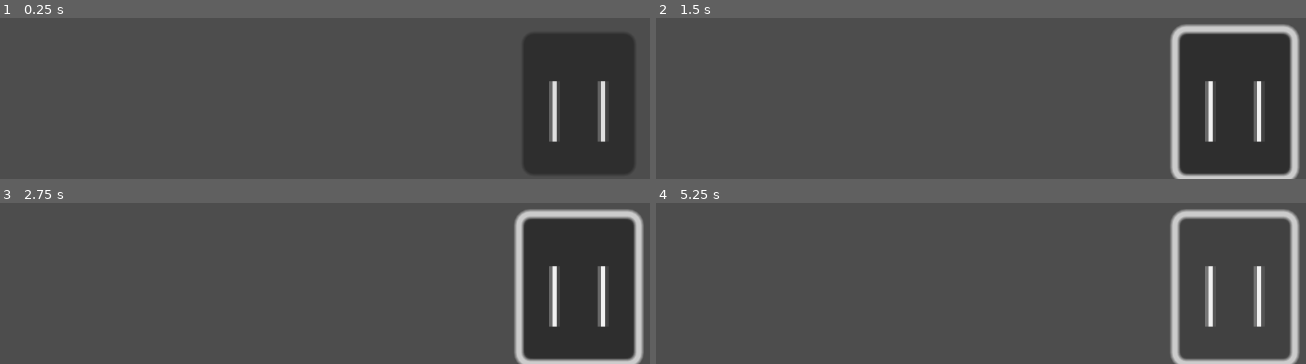
Above: before the commit, frames 1-4 (two rows, left to right).
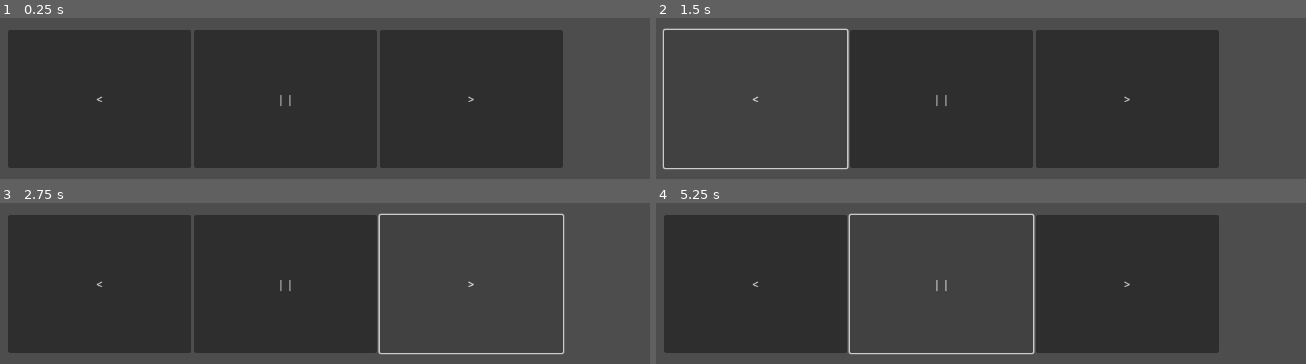
Above: after the commit, the same moments.

Repository: BuenosDiasPibe/godot_ing
Game: Godot game, scene res://scenes/test_music_player.tscn
Two runs of this game, one before a commit and one after it. Both use one fixed random seed, a clock stepped at 60 frames per second and the inputs below. Before the commit the project starts from res://scenes/main.tscn.
Inputs (mouse positions are in pixels of both pictures, inside the frame that each line leads up to):
- Up to frame 1 (0.25 s): no input
- Up to frame 2 (1.5 s): click "| |" at 0.5 s; click (753, 98) at 1.25 s, where only the run after the commit has a clickable "<"
- Up to frame 3 (2.75 s): click (474, 283) at 2 s, where only the run after the commit has a clickable ">"
- Up to frame 4 (5.25 s): click "| |" at 2.75 s; click (753, 283) at 3.5 s, where only the run after the commit has a clickable "<"; click (1130, 283) at 4.25 s, where only the run after the commit has a clickable ">"; click "| |" at 5 s

The runs differ from the first frame. In frame 1, 77% of the frame differs, in the area x 1-98%, y 7-97%; in frame 2, 57%; in frame 3, 63%; in frame 4, 49%.
Error before the commit: Cannot call method 'get_directories' on a null value. (res://scenes/main.gd:10)
Error after the commit: Cannot call method 'get_files' on a null value. (res://scenes/music_player_test_1.gd:16)

Commit message:
added music player system

Diff:
--- a/another-test/project.godot
+++ b/another-test/project.godot
@@ -11,7 +11,7 @@
 [application]
 
 config/name="another_test"
-run/main_scene="uid://dioh1pgsjg0xh"
+run/main_scene="uid://ga1aakvvg3d6"
 config/features=PackedStringArray("4.5", "GL Compatibility")
 config/icon="res://icon.svg"
 
--- a/another-test/scenes/main.gd
+++ b/another-test/scenes/main.gd
@@ -1,6 +1,7 @@
 extends Node
 
 @export var music : AudioStreamPlayer
+@export var canvasContainer : VBoxContainer
 @export var pause : Button
 var dir_music = "/home/clumpl/Música/"
 var ex : int = 0
@@ -18,10 +19,9 @@
 	dir_music += dir+"/"
 	var files := DirAccess.open(dir_music)
 
-	var a = get_children()
+	var a = canvasContainer.get_children()
 	for ass in a:
-		if(ass is Button and ass != pause):
-			ass.queue_free.call_deferred()
+		ass.queue_free.call_deferred()
 
 	for musics in files.get_files():
 		if(musics.get_extension() == "wav" || musics.get_extension() == "mp3" || musics.get_extension() == "ogg"):
@@ -34,6 +34,7 @@
 			sprite2d.position.x = 1152 - (sprite2d.texture.get_width()*0.135)
 			sprite2d.position.y = 0
 			sprite2d.scale *= 0.1
+
 			add_child(sprite2d)
 
 	for mm in files.get_directories():
@@ -62,7 +63,7 @@
 			button.pressed.connect(play_music.bind(dir))
 		else:
 			button.pressed.connect(directory_chosen_get.bind(dir))
-		add_child(button)
+		canvasContainer.add_child(button)
 
 func stop_music() -> void:
 	if(music.playing):
--- a/another-test/scenes/main.tscn
+++ b/another-test/scenes/main.tscn
@@ -2,14 +2,28 @@
 
 [ext_resource type="Script" uid="uid://dkjugoklwkiuv" path="res://scenes/main.gd" id="1_sugp2"]
 
-[node name="Main" type="Node" node_paths=PackedStringArray("music", "pause")]
+[node name="Main" type="Node" node_paths=PackedStringArray("music", "canvasContainer", "pause")]
 script = ExtResource("1_sugp2")
 music = NodePath("AudioStreamPlayer")
-pause = NodePath("HBoxContainer/Button")
+canvasContainer = NodePath("CanvasLayer/ScrollContainer/VBoxContainer")
+pause = NodePath("CanvasLayer/HBoxContainer/Button")
 
 [node name="AudioStreamPlayer" type="AudioStreamPlayer" parent="."]
 
-[node name="HBoxContainer" type="HBoxContainer" parent="."]
+[node name="CanvasLayer" type="CanvasLayer" parent="."]
+
+[node name="ScrollContainer" type="ScrollContainer" parent="CanvasLayer"]
+offset_left = 23.0
+offset_top = 27.0
+offset_right = 681.0
+offset_bottom = 412.0
+
+[node name="VBoxContainer" type="VBoxContainer" parent="CanvasLayer/ScrollContainer"]
+layout_mode = 2
+size_flags_horizontal = 3
+size_flags_vertical = 3
+
+[node name="HBoxContainer" type="HBoxContainer" parent="CanvasLayer"]
 anchors_preset = -1
 anchor_left = 0.797
 anchor_top = 0.674
@@ -19,6 +33,7 @@
 offset_bottom = 31.0
 scale = Vector2(5.4, 5.4)
 
-[node name="Button" type="Button" parent="HBoxContainer"]
+[node name="Button" type="Button" parent="CanvasLayer/HBoxContainer"]
 layout_mode = 2
+size_flags_horizontal = 3
 text = "| |"
--- /dev/null
+++ b/another-test/scenes/music_player_test_1.gd
@@ -0,0 +1,69 @@
+extends Control
+@export var container : VBoxContainer
+@export var last : Button
+@export var pause : Button
+@export var next : Button
+@export var music_player : AudioStreamPlayer
+
+#TODO: make the path changable
+var path : String = "/home/clumpl/Música/Lateralis - OTXO Original Soundtrack/"
+var _progress : float = 0.0
+var songs_list : PackedStringArray
+var current_song : int = 0
+
+
+func _ready() -> void:
+	songs_list = DirAccess.open(path).get_files()
+	assert(DirAccess.get_open_error() == 0, "An Error ocurred while opening a folder")
+
+	var first_song : String = path+songs_list[current_song]
+	for song in songs_list:
+		if(song.get_extension() == "ogg"):
+			var l := Label.new()
+			l.text = song.get_basename()
+			container.add_child(l)
+		if(song.get_extension() == "png" || song.get_extension() == "jpg"):
+			songs_list.erase(song)
+	music_player.stream = AudioStreamOggVorbis.load_from_file(first_song)
+
+	pause.pressed.connect(play_pause_music)
+	next.pressed.connect(next_song)
+	last.pressed.connect(last_song)
+
+
+#TODO: add this to AudioStreamPlayer's script
+func play_pause_music() -> void:
+	if(music_player.playing):
+		_progress = music_player.get_playback_position()
+		_change_color(Color(255.014, 0.0, 0.0))
+		music_player.stop()
+	else:
+		music_player.play(_progress)
+		_change_color(Color(0.0, 255.014, 0.0))
+
+func next_song():
+	music_player.stop()
+	_change_color(Color.WHITE)
+	current_song = (current_song+1) % songs_list.size()
+	_change_color(Color(0.0, 255.014, 0.0))
+	var song_now = path + songs_list[current_song]
+	music_player.stream = AudioStreamOggVorbis.load_from_file(song_now)
+	music_player.play()
+
+func last_song():
+	music_player.stop()
+	_change_color(Color.WHITE)
+	current_song = (current_song-1) % songs_list.size()
+	_change_color(Color(0.0, 255.014, 0.0))
+	if(current_song < 0):
+		current_song = songs_list.size()-1
+	var song_now = path + songs_list[current_song]
+	music_player.stream = AudioStreamOggVorbis.load_from_file(song_now)
+	music_player.play()
+
+
+func _change_color(color : Color):
+	var a := container.get_children()
+	if(a[current_song] is Label):
+		var ll : Label = a[current_song]
+		ll.modulate = color
--- /dev/null
+++ b/another-test/scenes/test_music_player.tscn
@@ -0,0 +1,60 @@
+[gd_scene load_steps=2 format=3 uid="uid://ga1aakvvg3d6"]
+
+[ext_resource type="Script" uid="uid://c5r1j571xap25" path="res://scenes/music_player_test_1.gd" id="1_wmssx"]
+
+[node name="TestMusicPlayer" type="Control" node_paths=PackedStringArray("container", "last", "pause", "next", "music_player")]
+layout_mode = 3
+anchors_preset = 15
+anchor_right = 1.0
+anchor_bottom = 1.0
+grow_horizontal = 2
+grow_vertical = 2
+script = ExtResource("1_wmssx")
+container = NodePath("CanvasLayer/ScrollContainer/music_container")
+last = NodePath("CanvasLayer/HBoxContainer/left")
+pause = NodePath("CanvasLayer/HBoxContainer/pause")
+next = NodePath("CanvasLayer/HBoxContainer/right")
+music_player = NodePath("AudioStreamPlayer")
+
+[node name="CanvasLayer" type="CanvasLayer" parent="."]
+
+[node name="HBoxContainer" type="HBoxContainer" parent="CanvasLayer"]
+anchors_preset = 7
+anchor_left = 0.5
+anchor_top = 1.0
+anchor_right = 0.5
+anchor_bottom = 1.0
+offset_left = -400.0
+offset_top = -215.065
+offset_right = 400.0
+offset_bottom = -15.065063
+grow_horizontal = 2
+grow_vertical = 0
+
+[node name="left" type="Button" parent="CanvasLayer/HBoxContainer"]
+layout_mode = 2
+size_flags_horizontal = 3
+text = "<"
+
+[node name="pause" type="Button" parent="CanvasLayer/HBoxContainer"]
+layout_mode = 2
+size_flags_horizontal = 3
+text = "| |"
+
+[node name="right" type="Button" parent="CanvasLayer/HBoxContainer"]
+layout_mode = 2
+size_flags_horizontal = 3
+text = ">"
+
+[node name="ScrollContainer" type="ScrollContainer" parent="CanvasLayer"]
+offset_left = 176.0
+offset_top = 17.0
+offset_right = 983.0
+offset_bottom = 264.0
+
+[node name="music_container" type="VBoxContainer" parent="CanvasLayer/ScrollContainer"]
+layout_mode = 2
+size_flags_horizontal = 3
+size_flags_vertical = 3
+
+[node name="AudioStreamPlayer" type="AudioStreamPlayer" parent="."]
Not shown, added: another-test/scenes/music_player_test_1.gd.uid
